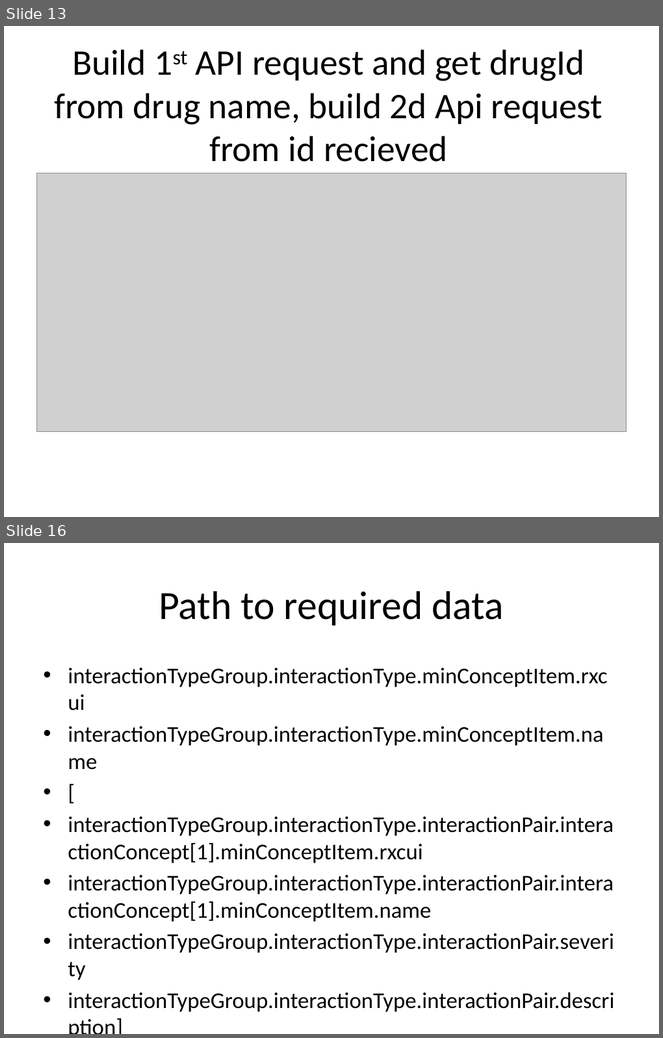
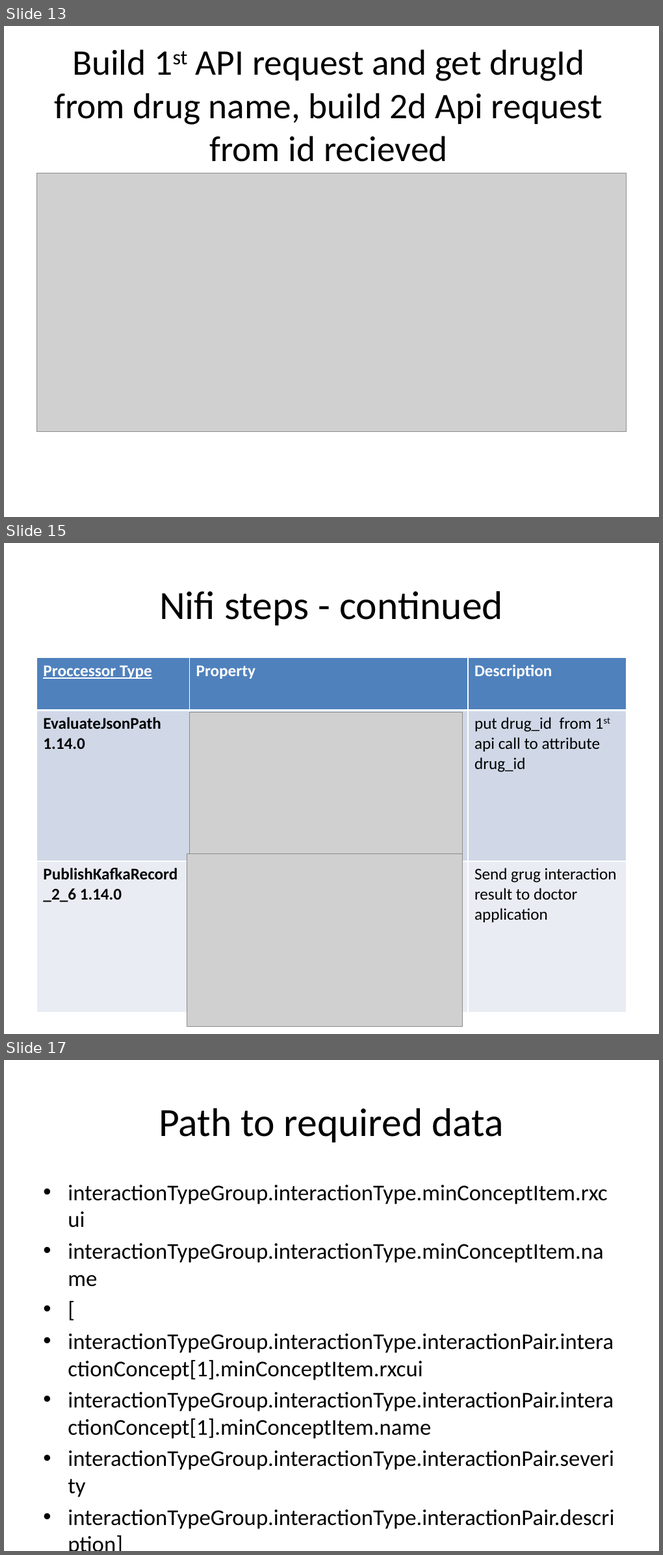
Before and after one commit to katkovOlga/nayaProject, a slide deck: FinalProject.pptx. Shown one above the other, each under a label of ours: slides 13 and 16 before the commit, slides 13, 15 and 17 after it; the slides between them are not shown. The pictures are 663x1038 and 663x1555 pixels, drawn with LibreOffice and Linux fonts; fonts in the diff are those of the drawing; grey boxes stand for pictures. Boxes give left, top, right and bottom in pixels: in the first picture for what was removed or moved away, otherwise in the second. Text is boxed around its words. In the diff, an @@ line names an element or a change of style, - is before the commit and + after.

```diff
--- a/FinalProject.pptx
+++ b/FinalProject.pptx
@@ slide 15 added at (x1=4, y1=543, x2=659, y2=1034), background #FFFFFF @@
@@ title added at (x1=159, y1=591, x2=503, y2=626), 44 pt, text #000000 @@
+Nifi steps - continued
@@ table added at (x1=36, y1=657, x2=627, y2=1013), 3 rows, 3 columns @@
+Proccessor Type | Property | Description
+EvaluateJsonPath 1.14.0 |  | put drug_id from 1st api call to attribute drug_id
+PublishKafkaRecord_2_6 1.14.0 |  | Send grug interaction result to doctor application
@@ picture added at (x1=189, y1=712, x2=463, y2=854) @@
@@ picture added at (x1=187, y1=854, x2=463, y2=1027) @@
@@ what was slide 16 is now slide 17 @@
```
Also in this commit, not shown: 4 slides changed, 4 other slides added, 1 slide removed, 2 other files.
